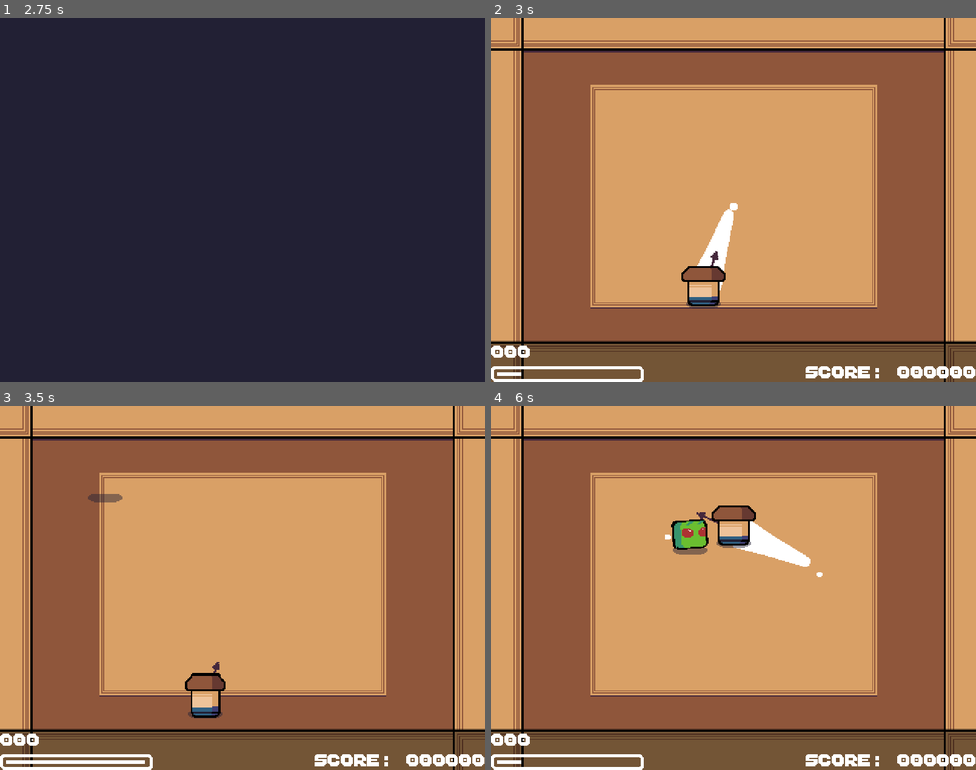
Above: before the commit, frames 1-4 (two rows, left to right).
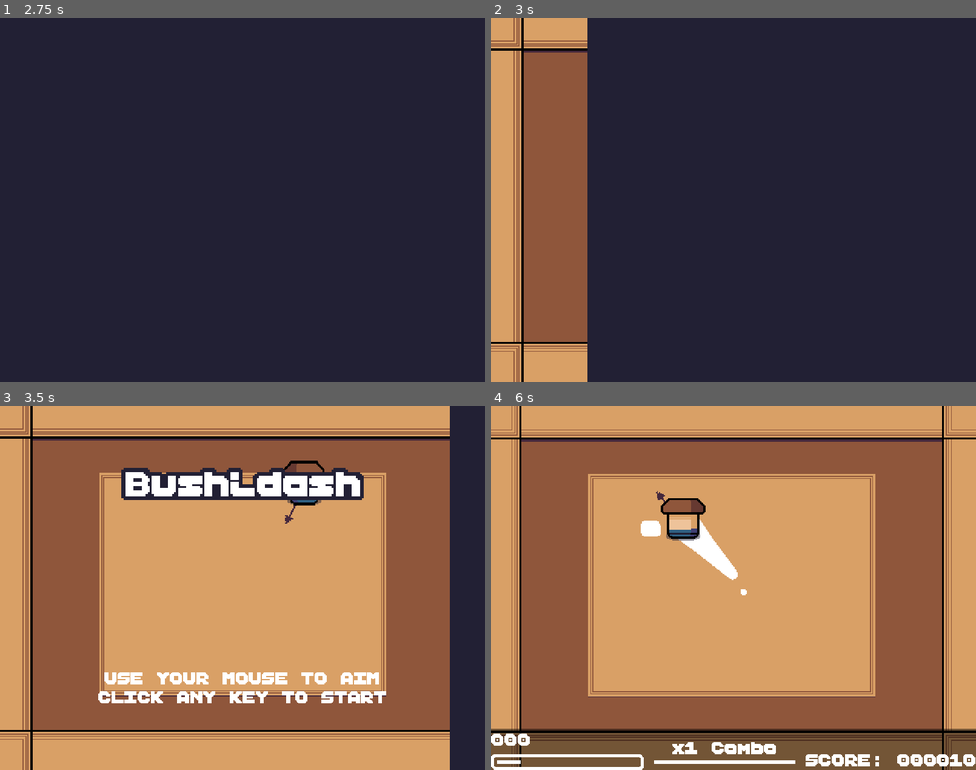
Above: after the commit, the same moments.

Repository: NexusrexDev/Bushidash
Game: Godot game, scene res://World/nex_logo.tscn
The game is run twice, just before and just after one commit, with the same random seed, the same clock (stepped at 60 frames per second) and the same inputs.
Inputs (mouse positions are in pixels of both pictures, inside the frame that each line leads up to):
- Up to frame 1 (2.75 s): tap Enter at 0.5 s; move the mouse to (349, 181) at 0.52 s; press the mouse at (349, 181) at 0.53 s; move the mouse to (145, 218) at 1.27 s; release the mouse at (145, 218) at 1.28 s; click (145, 218) at 1.35 s; tap Space at 2 s; move the mouse to (291, 119) at 2.02 s; press the mouse at (291, 119) at 2.03 s
- Up to frame 2 (3 s): tap Enter at 2.75 s; move the mouse to (709, 272) at 2.77 s; release the mouse at (709, 272) at 2.78 s; click (709, 272) at 2.85 s
- Up to frame 3 (3.5 s): no input
- Up to frame 4 (6 s): tap Enter at 3.5 s; move the mouse to (879, 642) at 3.52 s; press the mouse at (879, 642) at 3.53 s; move the mouse to (588, 533) at 4.27 s; release the mouse at (588, 533) at 4.28 s; click (588, 533) at 4.35 s; move the mouse to (757, 588) at 5.02 s; press the mouse at (757, 588) at 5.03 s; move the mouse to (660, 497) at 5.77 s; release the mouse at (660, 497) at 5.78 s; click (660, 497) at 5.85 s

Frame 1 is identical in both runs. In frame 2, 82% of the frame differs, in the area x 0-100%, y 0-100%; in frame 3, 24%; in frame 4, 14%.

Commit message:
Audio changes, input from all keys a la OSU + Punishment for spam.

Diff:
--- a/Enemies/Charger/charger_enemy.gd
+++ b/Enemies/Charger/charger_enemy.gd
@@ -61,7 +61,7 @@
 	_charge_velocity = Vector2.ZERO
 	_charge_timer.start(_charge_timer_duration)
 	_animation_player.play("RESET")
-	GameManager.screen_shake(1.5)
+	GameManager.screen_shake(2)
 	SoundManager.play_sfx(_wall_hit_sfx)
 
 func _on_hurt_component_damage() -> void:
@@ -71,7 +71,7 @@
 	emit_signal(destroyed.get_name())
 	GameManager.enemy_destroyed(_score)
 	GameManager.hitstop(0.1, 0.05)
-	GameManager.screen_shake(1.5)
+	GameManager.screen_shake(2.5)
 
 	var explosion : Node2D = _explosion_particles.instantiate()
 	explosion.position = position
--- a/Enemies/Follower/base_enemy.gd
+++ b/Enemies/Follower/base_enemy.gd
@@ -42,7 +42,7 @@
 	emit_signal(destroyed.get_name())
 	GameManager.enemy_destroyed(_score)
 	GameManager.hitstop(0.1, 0.05)
-	GameManager.screen_shake(1.5)
+	GameManager.screen_shake(2.5)
 
 	var explosion : Node2D = _explosion_particles.instantiate()
 	explosion.position = position
--- a/Enemies/Ranger/ranger_enemy.gd
+++ b/Enemies/Ranger/ranger_enemy.gd
@@ -53,7 +53,7 @@
 	emit_signal(destroyed.get_name())
 	GameManager.enemy_destroyed(_score)
 	GameManager.hitstop(0.1, 0.05)
-	GameManager.screen_shake(1.5)
+	GameManager.screen_shake(2.5)
 
 	var explosion : Node2D = _explosion_particles.instantiate()
 	explosion.position = position
--- a/Player/player.gd
+++ b/Player/player.gd
@@ -16,6 +16,7 @@
 @export_category("SFX")
 @export var _hit_sfx : AudioStream
 @export var _dash_sfx : AudioStream
+@export var _focus_full_sfx : AudioStream
 
 var _can_dash : bool = true
 var _is_dashing : bool = false
@@ -39,14 +40,19 @@
 		focus += (1.5 + (GameManager.combo * 0.5)) * delta
 		if is_equal_approx(focus, 1):
 			focus = 1
+			SoundManager.play_sfx(_focus_full_sfx)
 			_can_dash = true
 
 func _input(event: InputEvent) -> void:
-	if event.is_action_pressed("ui_click") and _can_dash:
-		var mouse_event: InputEventMouse = event
-		var direction : Vector2 = (mouse_event.position - position).normalized()
+	if event.is_pressed():
+		if _can_dash:
+			var mouse_position : Vector2 = get_global_mouse_position()
+			var direction : Vector2 = (mouse_position - position).normalized()
 
-		start_dash(direction)
+			start_dash(direction)
+		else:
+			if GameManager.combo > 0:
+				GameManager.reset_combo()
 
 func start_dash(direction: Vector2) -> void:
 	if direction.x < 0:
@@ -98,7 +104,7 @@
 		hp -= 1
 		GameManager.reset_combo()
 		GameManager.hitstop(0.1, 0.1)
-		GameManager.screen_shake(3)
+		GameManager.screen_shake(4)
 		_iframes_timer.start()
 		SoundManager.play_sfx(_hit_sfx)
 	else:
--- a/Player/player.tscn
+++ b/Player/player.tscn
@@ -8,6 +8,7 @@
 [ext_resource type="AudioStream" uid="uid://dt5vtj7bflupt" path="res://Player/dash.wav" id="3_2ag5u"]
 [ext_resource type="Script" path="res://Components/HurtComponent.gd" id="3_awalr"]
 [ext_resource type="PackedScene" uid="uid://cmmsbrpej44j4" path="res://Particles/dust_particles.tscn" id="3_h1q21"]
+[ext_resource type="AudioStream" uid="uid://c0k1j6185talk" path="res://Player/focus_full.wav" id="4_dj3jf"]
 [ext_resource type="PackedScene" uid="uid://cbivcdy3q0y3" path="res://Particles/trail.tscn" id="5_wxoc8"]
 [ext_resource type="Shader" path="res://Player/flash.gdshader" id="6_rdh1k"]
 
@@ -73,6 +74,7 @@
 sprite = NodePath("Sprite2D")
 _hit_sfx = ExtResource("2_guquo")
 _dash_sfx = ExtResource("3_2ag5u")
+_focus_full_sfx = ExtResource("4_dj3jf")
 
 [node name="ShadowSprite" type="Sprite2D" parent="."]
 modulate = Color(1, 1, 1, 0.470588)
--- a/Singleton/game_manager.gd
+++ b/Singleton/game_manager.gd
@@ -5,6 +5,8 @@
 signal combo_updated(combo : int)
 signal combo_time_updated(time: float)
 signal score_updated(score : int, highscore : int)
+
+const COMBO_END_SFX : AudioStream = preload("res://UI/combo_ended.wav")
 
 var score : int = 0
 var highscore : int = 0
@@ -57,6 +59,8 @@
 func reset_combo() -> void:
 	combo = 0
 	combo_time = 1.0
+	if not get_tree().paused:
+		SoundManager.play_sfx(COMBO_END_SFX)
 	emit_signal(combo_ended.get_name())
 
 func hitstop(timescale: float, duration : float) -> void:
--- a/UI/game_ui.tscn
+++ b/UI/game_ui.tscn
@@ -6,6 +6,7 @@
 [ext_resource type="Texture2D" uid="uid://bumesv6j52mf3" path="res://UI/Gameplay/nine_slice_fill.png" id="3_kp2v4"]
 
 [node name="GameUI" type="Control" node_paths=PackedStringArray("_hp_label", "_score_label", "_focus_progress_bar", "_combo_label", "_combo_progress_bar", "_combo_container")]
+process_mode = 1
 layout_mode = 3
 anchors_preset = 15
 anchor_right = 1.0
--- a/UI/main_menu.gd
+++ b/UI/main_menu.gd
@@ -5,7 +5,7 @@
 @export var _can_control : bool = false
 
 func _input(event: InputEvent) -> void:
-	if event is InputEventMouseButton and _can_control:
+	if event.is_pressed() and _can_control:
 		emit_signal(start_game.get_name())
 		SoundManager.play_music(SoundManager.GAME_MUSIC)
 		queue_free()
--- a/UI/main_menu.tscn
+++ b/UI/main_menu.tscn
@@ -102,14 +102,15 @@
 [node name="Label2" type="Label" parent="VBoxContainer"]
 layout_mode = 2
 theme = ExtResource("2_5nwhw")
-text = "Click anywhere to start"
+text = "Use your mouse to aim
+click any key to start"
 horizontal_alignment = 1
 uppercase = true
 
 [node name="MarginContainer3" type="MarginContainer" parent="VBoxContainer"]
 layout_mode = 2
 size_flags_vertical = 3
-size_flags_stretch_ratio = 0.4
+size_flags_stretch_ratio = 0.35
 
 [node name="ColorBG" type="TextureRect" parent="."]
 modulate = Color(0.133333, 0.12549, 0.203922, 1)
--- a/default_bus_layout.tres
+++ b/default_bus_layout.tres
@@ -11,7 +11,7 @@
 bus/1/solo = false
 bus/1/mute = false
 bus/1/bypass_fx = false
-bus/1/volume_db = -1.58368
+bus/1/volume_db = -3.11736
 bus/1/send = &"Master"
 bus/2/name = &"SFX"
 bus/2/solo = false
--- a/project.godot
+++ b/project.godot
@@ -13,9 +13,15 @@
 config/name="Bushidash"
 run/main_scene="res://World/nex_logo.tscn"
 config/features=PackedStringArray("4.3")
+boot_splash/bg_color=Color(0.133333, 0.12549, 0.203922, 1)
+boot_splash/show_image=false
 config/icon="res://icon.svg"
 config/stretch/mode="viewport"
 config/canvas_textures/default_texture_filter=0
+
+[audio]
+
+general/default_playback_type.web=0
 
 [autoload]
 
Not shown, changed: Music/Main-Track.ogg.import
Not shown, added: Player/focus_full.wav.import
Not shown: 1 places in Player/player.tscn that only renumber resources
Not shown, added: UI/combo_ended.wav.import
Not shown, added: export_presets.cfg
Not shown, changed: Music/Main-Track.ogg
Not shown, added: Player/focus_full.wav
Not shown, added: UI/combo_ended.wav
